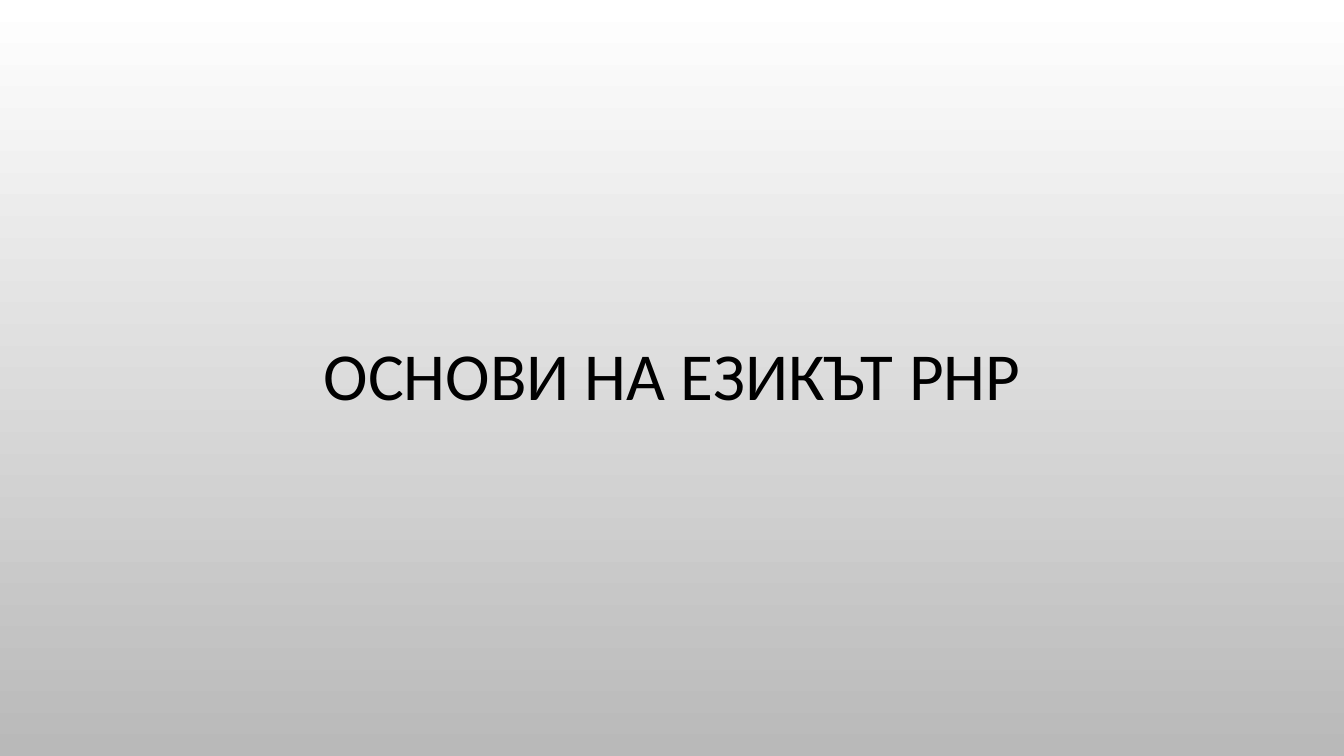
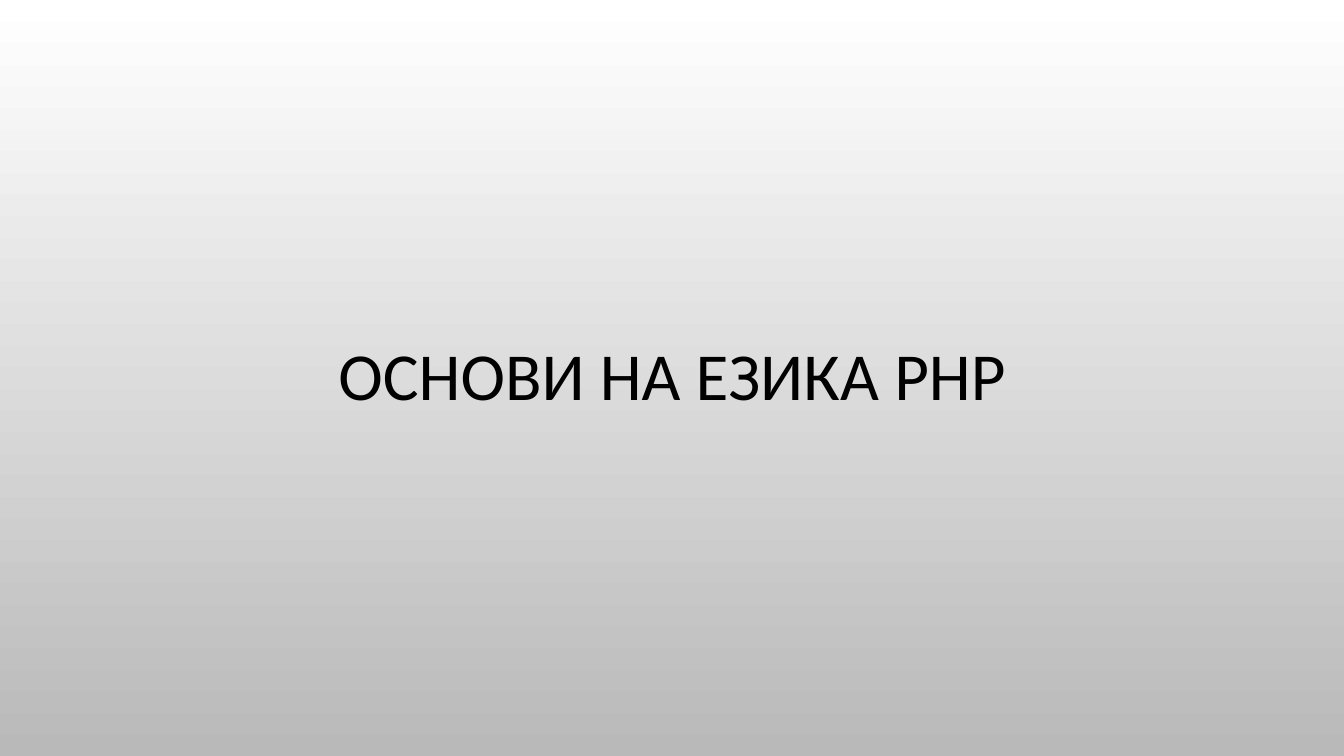
Before and after one commit to Bilyukov/php-mysql-course, a slide deck: slide 1 of 04.php-basics.pptx. Drawn at 1344x756 pixels with LibreOffice and Linux fonts; fonts in the diff are those of the drawing; background and template pictures are left out. Boxes give left, top, right and bottom in pixels: in the first picture for what was removed or moved away, otherwise in the second. Text is boxed around its words. In the diff, an @@ line names an element or a change of style, - is before the commit and + after.

```diff
--- a/04.php-basics.pptx
+++ b/04.php-basics.pptx
@@ title at <box>338,356,1005,401</box>: text changed @@
-ОСНОВИ НА ЕЗИКЪТ PHP
+ОСНОВИ НА ЕЗИКA PHP
```
Also in this commit, not shown: 1 other file.
